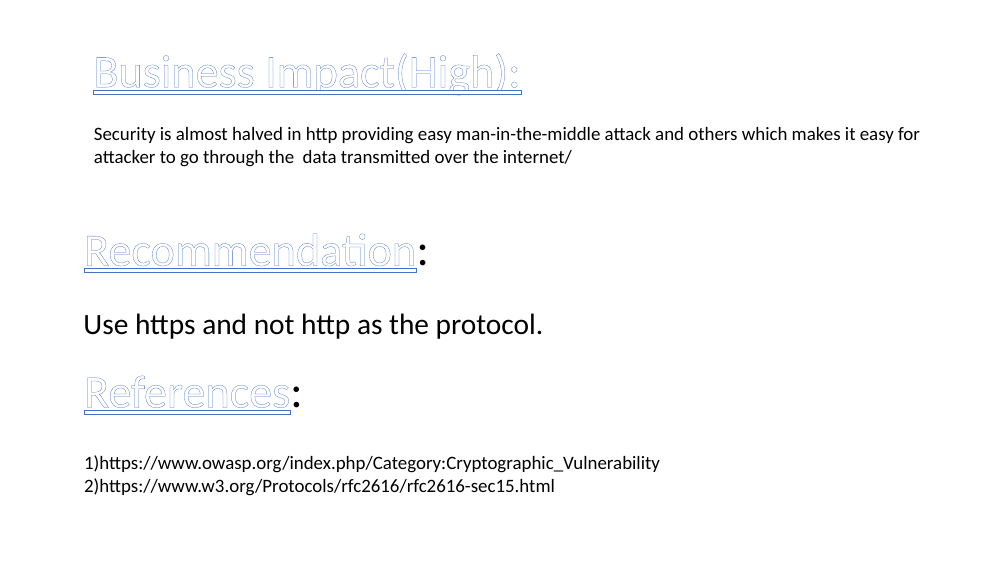
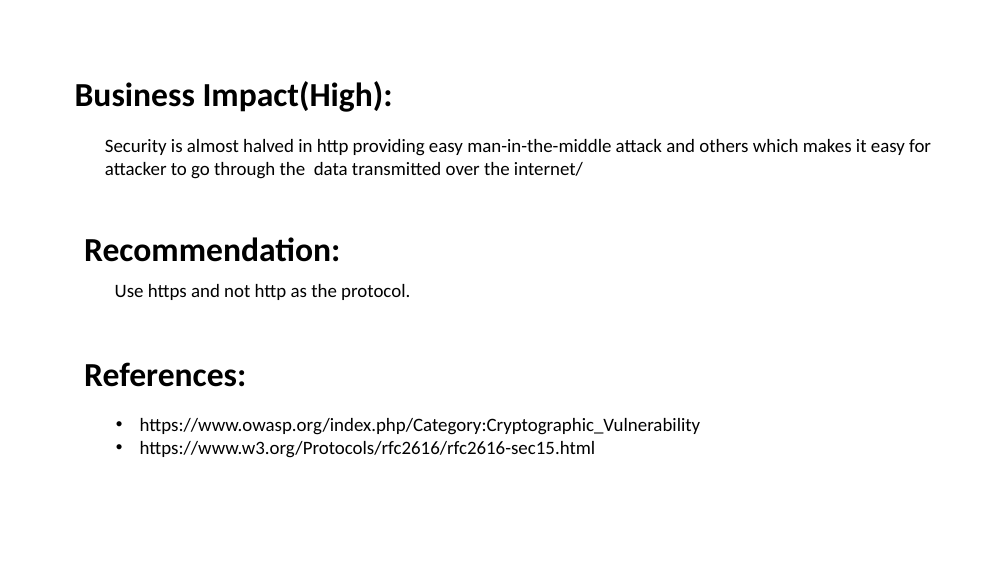
Before and after one commit to RocktimRajkumar/CEH-hack-a-thon, a slide deck: slide 61 of reports/Lifestyle Store/LifeStyle Store Application Reports.pptx. Drawn at 1008x567 pixels with LibreOffice and Linux fonts; fonts in the diff are those of the drawing. Boxes give left, top, right and bottom in pixels: in the first picture for what was removed or moved away, otherwise in the second. Text is boxed around its words. In the diff, an @@ line names an element or a change of style, - is before the commit and + after.

Commit message:
reports: Crypto Configuration Flaws ppt done

```diff
--- a/reports/Lifestyle Store/LifeStyle Store Application Reports.pptx
+++ b/reports/Lifestyle Store/LifeStyle Store Application Reports.pptx
@@ size 44 to 32 pt, text colour #FFFFFF to #000000, letter outline #4472C4 0.8 pt to none, bold on, underline off in 3 elements at [84,237,340,262], [84,362,246,387], [75,81,393,112] @@
@@ text "Business Impact(High):": place and size @@
-text "Business Impact(High):" at [93,53,520,96]
+text "Business Impact(High):" at [75,81,393,112]
@@ text "Security is almost halved in ...": place and size @@
-text "Security is almost halved in ..." at [94,127,920,167]
+text "Security is almost halved in ..." at [105,139,931,179]
@@ text "Use https and not http ...": place and size @@
-text "Use https and not http ..." at [83,313,543,339]
+text "Use https and not http ..." at [115,284,410,300]
@@ text "Use https and not http ..." at [115,284,410,300]: size 28 to 18 pt @@
@@ text "References:": place and size @@
-text "References:" at [84,375,303,415]
+text "References:" at [84,362,246,387]
@@ text at [140,418,701,458]: text changed @@
-1)https://www.owasp.org/index.php/Category:Cryptographic_Vulnerability
-2)https://www.w3.org/Protocols/rfc2616/rfc2616-sec15.html
+• https://www.owasp.org/index.php/Category:Cryptographic_Vulnerability
+• https://www.w3.org/Protocols/rfc2616/rfc2616-sec15.html
```
Also in this commit, not shown: 2 other slides changed.
